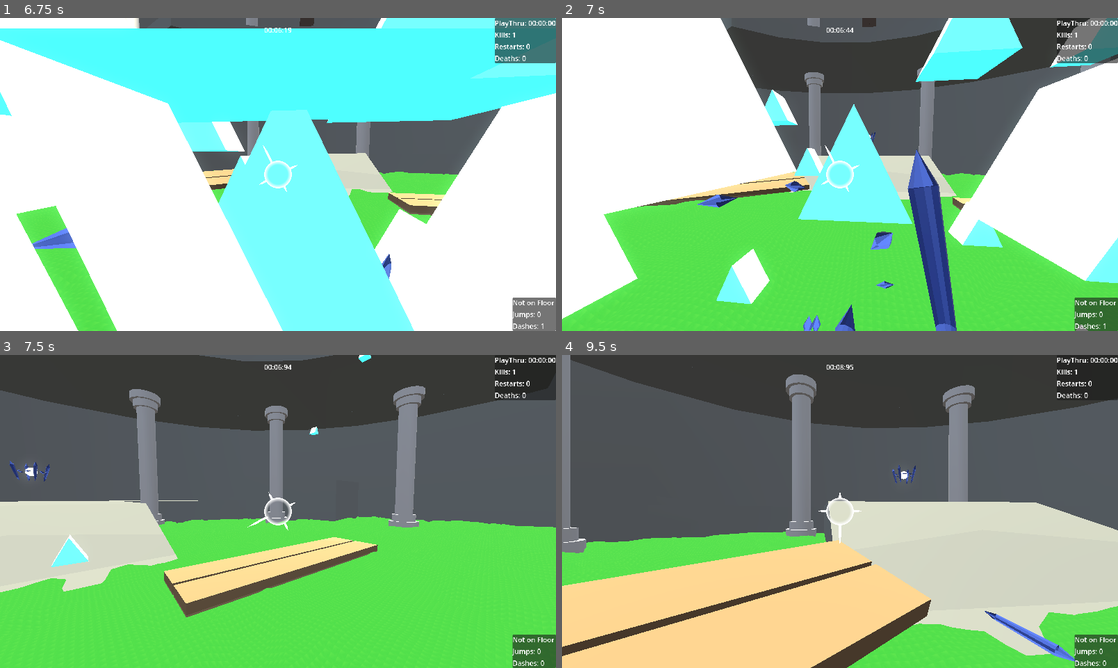
Above: before the commit, frames 1-4 (two rows, left to right).
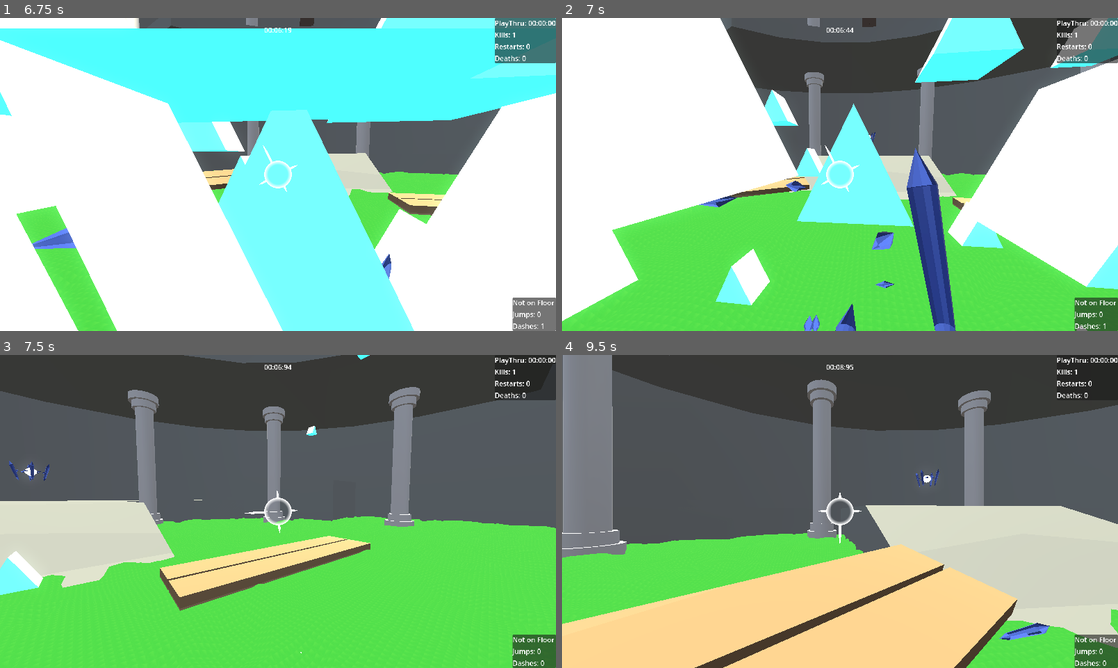
Above: after the commit, the same moments.

Repository: lucasrumney94/GodotGoneWild
Game: Godot game, scene res://Main/Stages/stage_1_OLD.tscn
Same seed, same stepped clock (60 frames per second), same inputs: the game is played once before the commit and once after it. This scene is started directly instead of the project's main scene. The engine's default icon, where the game draws it, is replaced by a stand-in: a white triangle on a blue panel in a dark square. A sky picture missing from this copy of the repository is replaced by a grey-blue gradient.
Inputs (mouse positions are in pixels of both pictures, inside the frame that each line leads up to):
- Up to frame 1 (6.75 s): move the mouse to (272, 180) at 0.52 s; hold W (move_forward) 0.53-2.78 s; click (272, 180) at 0.6 s; tap Space (jump) at 0.77, 1.52, 3.02, 3.77, 4.52, 6.02 s; move the mouse to (316, 177) at 1.27 s; right-click (316, 177) at 1.35 s; move the mouse to (233, 171) at 2.02 s; click (233, 171) at 2.1 s; move the mouse to (283, 174) at 2.77 s; hold A (move_left) 2.78-3.53 s; right-click (283, 174) at 2.85 s; move the mouse to (255, 168) at 3.52 s; hold W (move_forward) 3.53-5.78 s; click (255, 168) at 3.6 s; move the mouse to (305, 174) at 4.27 s; right-click (305, 174) at 4.35 s; move the mouse to (250, 174) at 5.02 s; click (250, 174) at 5.1 s; move the mouse to (289, 168) at 5.77 s; hold D (move_right) 5.78-6.53 s; right-click (289, 168) at 5.85 s; move the mouse to (272, 180) at 6.52 s; hold W (move_forward) from 6.53 s (still down); click (272, 180) at 6.6 s
- Up to frame 2 (7 s): keep holding W (move_forward); tap Space (jump) at 6.77 s
- Up to frame 3 (7.5 s): keep holding W (move_forward); move the mouse to (316, 514) at 7.27 s; right-click (316, 514) at 7.35 s
- Up to frame 4 (9.5 s): tap Space (jump) at 7.52, 9.02 s; move the mouse to (795, 508) at 8.02 s; click (795, 508) at 8.1 s; move the mouse to (845, 511) at 8.77 s; release W (move_forward) at 8.78 s; hold A (move_left) from 8.78 s (still down); right-click (845, 511) at 8.85 s

Frame 1 is identical in both runs. In frame 2, 3.0% of the frame differs, in the area x 0-100%, y 0-100%; in frame 3, 5.6%; in frame 4, 29%.

Commit message:
Extending "coyote time"
Increased slow duration on dash from .5 to .75

Diff:
--- a/godot-wild-tower/Objects/Player/player.tscn
+++ b/godot-wild-tower/Objects/Player/player.tscn
@@ -51,7 +51,7 @@
 dash_pop = 2.0
 enemy_dash_distance = 12.0
 enemy_dash_speed = 0.3
-slow_time_duration = 0.5
+slow_time_duration = 0.75
 slow_time_delay = 0.25
 
 [node name="PlayerHUD" type="Control" parent="."]
Not shown: 1 places in godot-wild-tower/Objects/Player/player.tscn that only renumber resources
